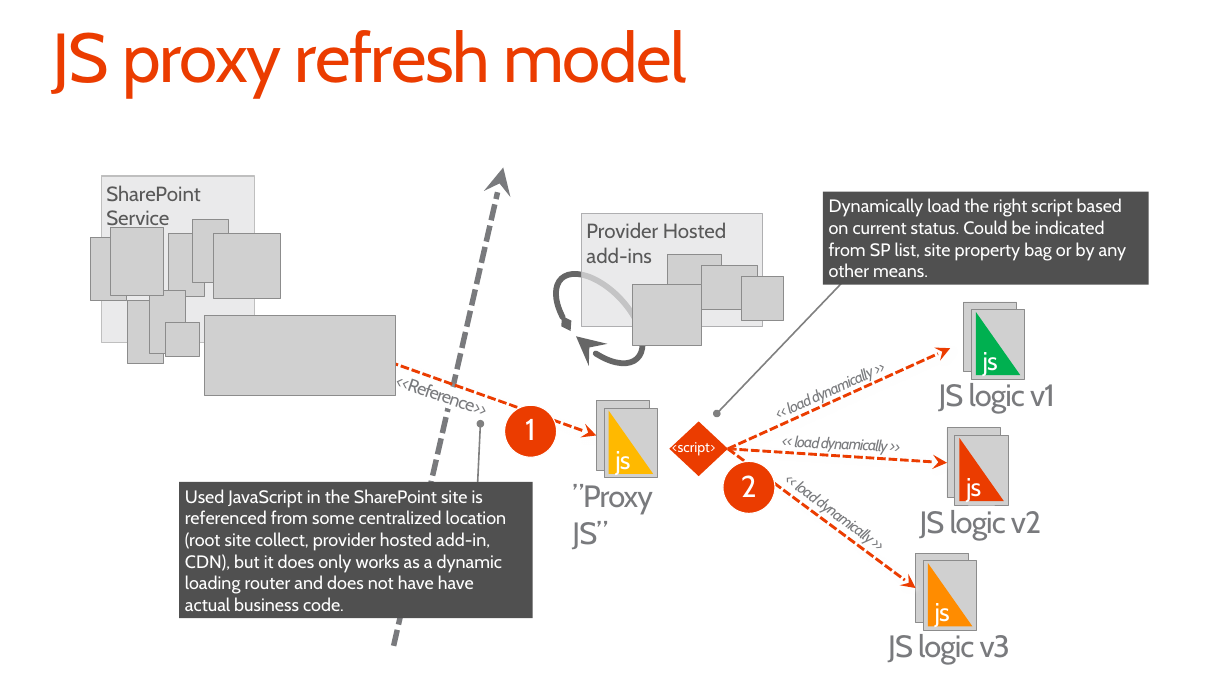
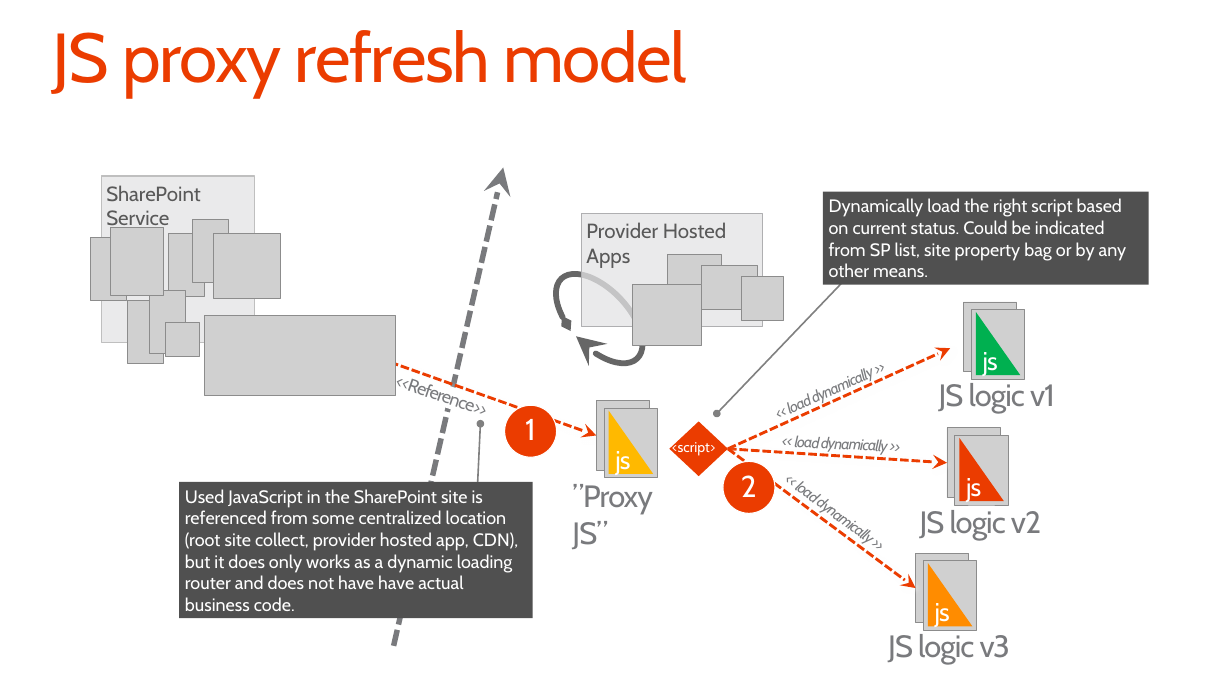
Before and after one commit to fabbbiob/TrainingContent, a slide deck: slide 16 of O3658/02 Managing site settings using app model/2_SiteManagement.pptx. Drawn at 1232x693 pixels with LibreOffice and Linux fonts; fonts in the diff are those of the drawing; grey boxes stand for pictures; background and template pictures are left out. Boxes give left, top, right and bottom in pixels: in the first picture for what was removed or moved away, otherwise in the second. Text is boxed around its words. In the diff, an @@ line names an element or a change of style, - is before the commit and + after.

```diff
--- a/O3658/02 Managing site settings using app model/2_SiteManagement.pptx
+++ b/O3658/02 Managing site settings using app model/2_SiteManagement.pptx
@@ text in rectangle at [586, 222, 726, 268]: text changed @@
-Provider Hosted add-ins
+Provider Hosted Apps
@@ text in rectangle at [185, 489, 518, 611]: text changed @@
-  Used JavaScript in the SharePoint site is referenced from some centralized location (root site collect, provider hosted add-in, CDN), but it does only works as a dynamic loading router and does not have have actual business code.
+  Used JavaScript in the SharePoint site is referenced from some centralized location (root site collect, provider hosted app, CDN), but it does only works as a dynamic loading router and does not have have actual business code.
```
Also in this commit, not shown: 15 other slides changed, 1 slide added, 1 slide removed, 1 other file.
